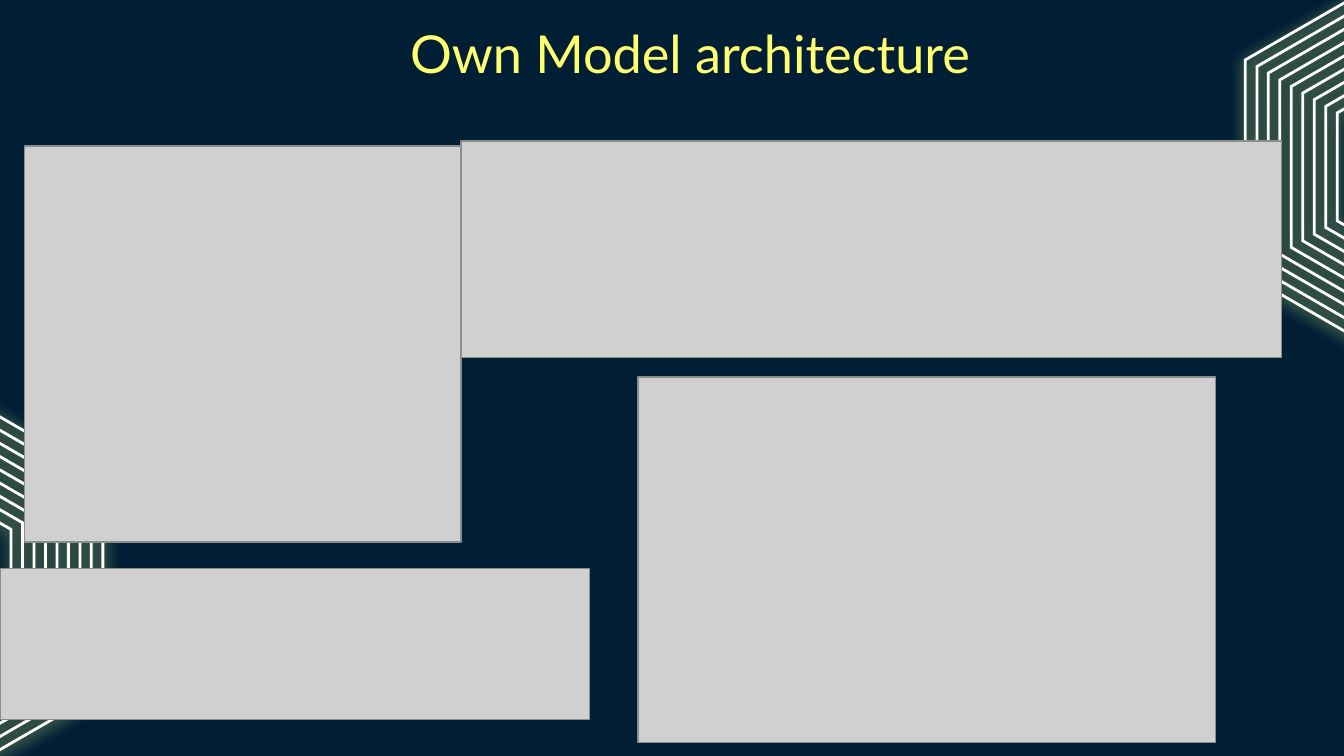
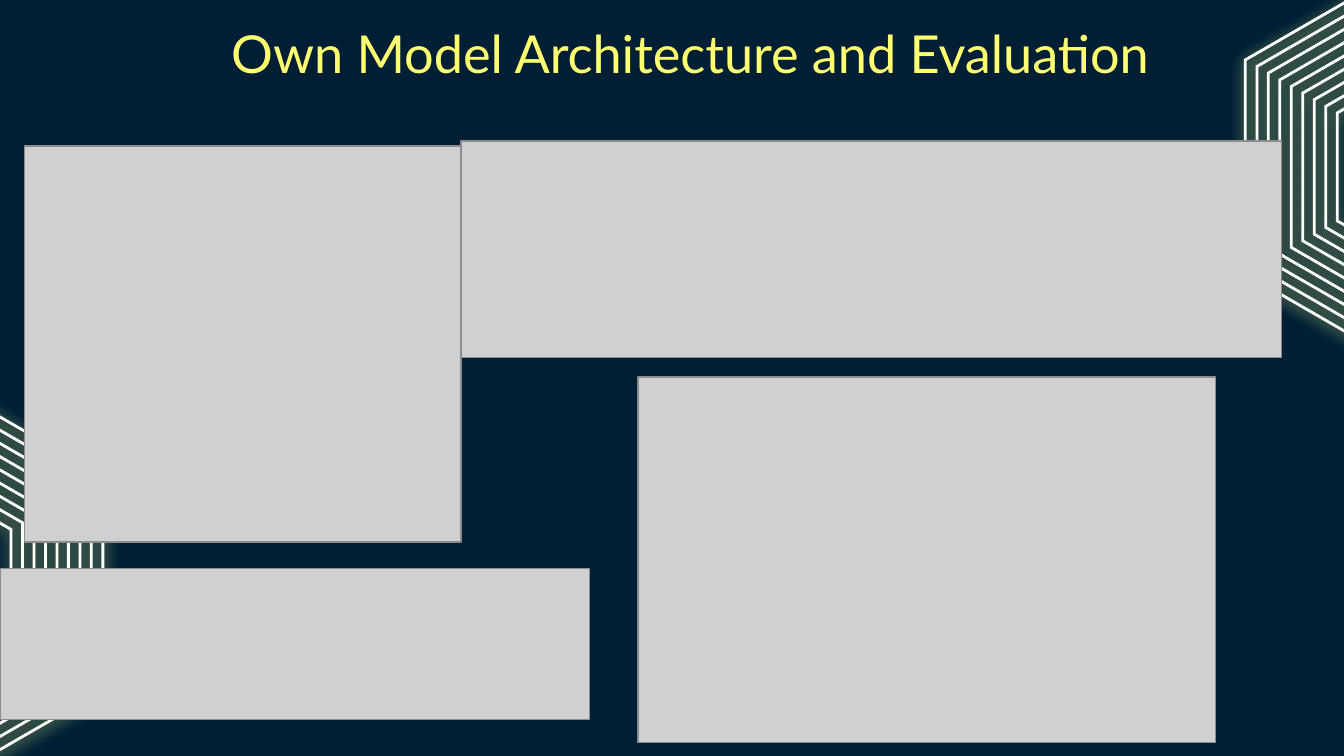
Before and after one commit to Amirrahman19/DeepLearning, a slide deck: slide 9 of CA1/PartB/Cifar100.pptx. Drawn at 1344x756 pixels with LibreOffice and Linux fonts; fonts in the diff are those of the drawing; grey boxes stand for pictures. Boxes give left, top, right and bottom in pixels: in the first picture for what was removed or moved away, otherwise in the second. Text is boxed around its words. In the diff, an @@ line names an element or a change of style, - is before the commit and + after.

```diff
--- a/CA1/PartB/Cifar100.pptx
+++ b/CA1/PartB/Cifar100.pptx
@@ title at (x1=231, y1=34, x2=1149, y2=74): text changed @@
-Own Model architecture
+Own Model Architecture and Evaluation
```
Also in this commit, not shown: 1 other slide changed, 1 slide added, 1 slide removed, 8 other files.
